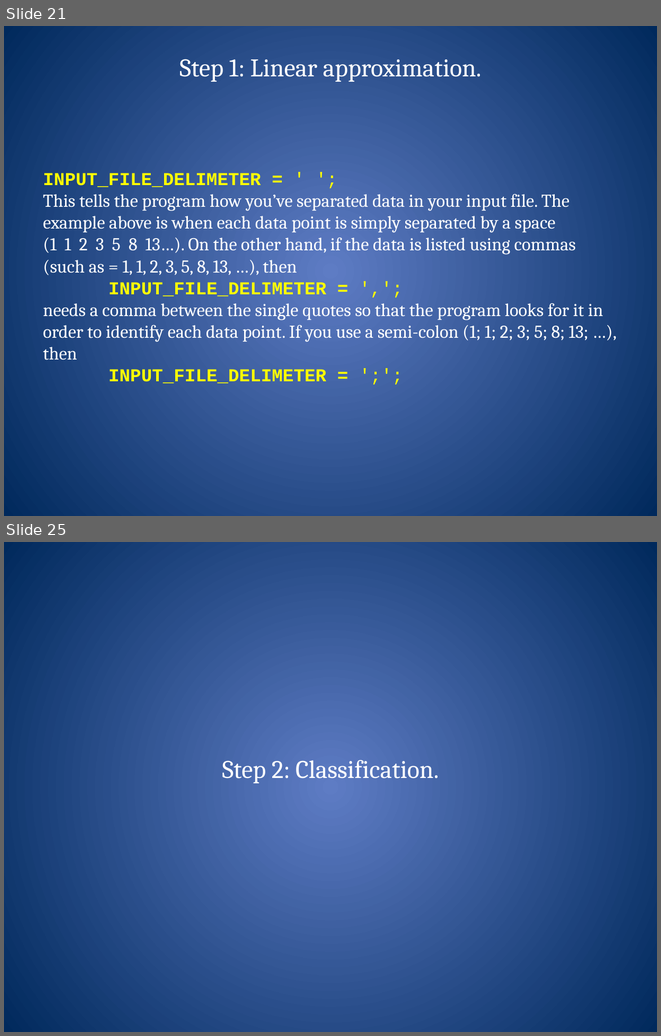
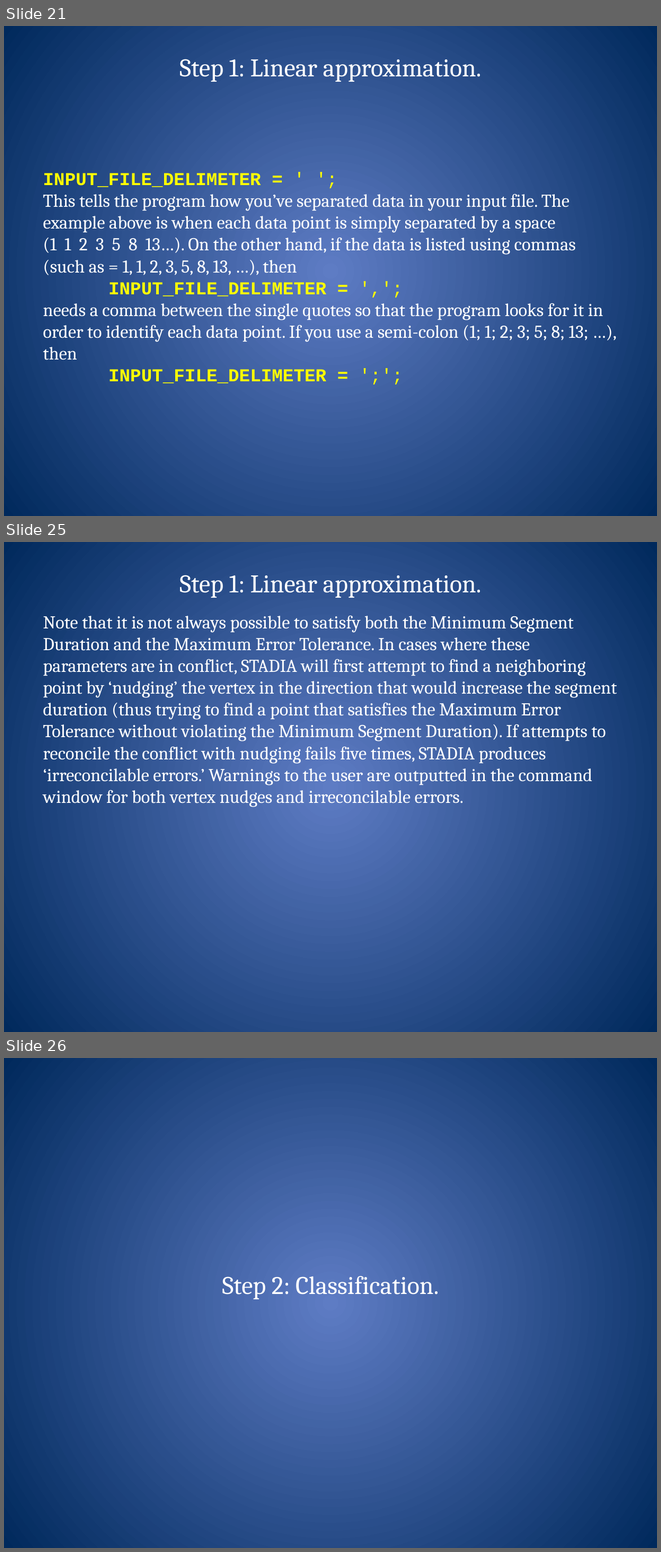
Before and after one commit to GoodsonLab/STADIA, a slide deck: STADIA-tutorial.pptx. Shown one above the other, each under a label of ours: slides 21 and 25 before the commit, slides 21, 25 and 26 after it; the slides between them are not shown. The pictures are 661x1036 and 661x1552 pixels, drawn with LibreOffice and Linux fonts; fonts in the diff are those of the drawing. Boxes give left, top, right and bottom in pixels: in the first picture for what was removed or moved away, otherwise in the second. Text is boxed around its words. In the diff, an @@ line names an element or a change of style, - is before the commit and + after.

```diff
--- a/STADIA-tutorial.pptx
+++ b/STADIA-tutorial.pptx
@@ slide 25 added at [4,542,657,1032], background gradient #5E7CC5 to #00295C @@
@@ text added at [179,575,482,598], 28 pt, text #FFFFFF @@
+Step 1: Linear approximation.
@@ text added at [43,615,617,807], 20 pt, text #FFFFFF @@
+Note that it is not always possible to satisfy both the Minimum Segment Duration and the Maximum Error Tolerance. In cases where these parameters are in conflict, STADIA will first attempt to find a neighboring point by ‘nudging’ the vertex in the direction that would increase the segment duration (thus trying to find a point that satisfies the Maximum Error Tolerance without violating the Minimum Segment Duration). If attempts to reconcile the conflict with nudging fails five times, STADIA produces ‘irreconcilable errors.’ Warnings to the user are outputted in the command window for both vertex nudges and irreconcilable errors.
@@ what was slide 25 is now slide 26 @@
```
Also in this commit, not shown: 6 slides changed, 1 other slide added.
